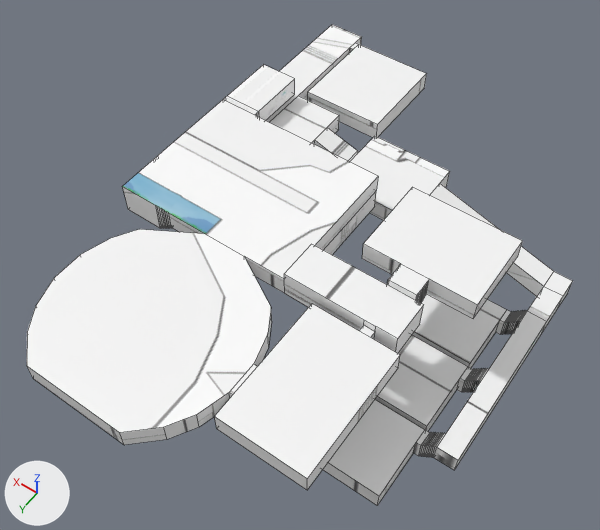
The Blender file Models/Salles/SalleMulti.blend as it was, and as the next commit left it.
Rendered twice from a 50 mm lens placed at (-49.7, 55.5, 81.5), pointed at (-11.9, 2.5, -1.7). Lighting does not change. The marker at lower left points along +X, +Y and +Z. Mesh edges are drawn as thin lines. The same objects are shown in both versions, whatever each file hides.

The scene before the commit, as lines of its bpy script (objects in view):
```python
me_cube = bpy.data.meshes.new('Cube')
me_cube.from_pydata(...)  # 604 vertices, 470 faces; spans x -47.0..104.0, y -34.0..30.0, z -20.0..31.0
me_cube.materials.append(mat_sallemulti_png)  # picture img_sallemulti_png
ob_cube = bpy.data.objects.new('Cube', me_cube)
ob_cube.location = (-20.9, -14.5, -0.5)
ob_cube.rotation_euler = (1.571, 0.0, 1.571)  # degrees (90, 0, 90)
ob_cube.scale = (0.478, 0.273, 1.0)
_m = ob_cube.modifiers.new('Boolean', 'BOOLEAN')
_m.solver = 'FLOAT'
```
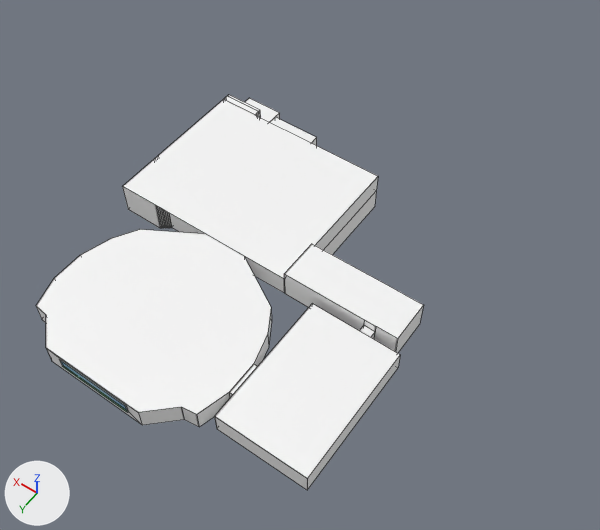
Diff of the bpy script that builds the scene:
```diff
--- a/Models/Salles/SalleMulti.blend.py
+++ b/Models/Salles/SalleMulti.blend.py
@@ me_cube @@
 # used by ob_cube; location = (-20.9, -14.5, -0.5); rotation_euler = (1.571, 0.0, 1.571), in degrees (90, 0, 90); scale = (0.478, 0.273, 1.0)
-me_cube.from_pydata(...)  # 604 vertices, 470 faces; spans x -47.0..104.0, y -34.0..30.0, z -20.0..31.0
+me_cube.from_pydata(...)  # 228 vertices, 134 faces; spans x -2.0..98.0, y 0.0..27.0, z -10.0..31.0
+# me_cube part 1: the loose piece of 8 vertices spanning x -1.0..1.0, y -1.0..1.0, z 1.0 is deleted
+# me_cube part 2: 49 vertices moved from x -11.0..51.0, y 0.0..23.0, z 24.0..31.0 to x 0.0..51.0, y 0.0..23.0, z 24.0..31.0; 384 vertices removed from x -47.0..73.0, y -34.0..30.0, z -20.0..31.0; 8 vertices added at x -2.0..7.0, y 0.0..23.0, z 18.0..31.0
+# me_cube part 3: 6 vertices moved from x 97.0..104.0, y 13.0..23.0, z 5.0..24.0 to x 92.0..98.0, y 13.0..23.0, z 5.0..24.0; 2 vertices removed from x 104.0, y 13.0..23.0, z 8.0..21.0; 10 vertices added at x 98.0, y 13.0..23.0, z 8.0..21.0
+# me_cube part 4: 65 kept faces spanning x 7.0..92.0, y 0.0..27.0, z -10.0..31.0 get new texture (UV) coordinates
 me_cube.materials.append(mat_sallemulti_png)
```

Pixel boxes [x1, y1, x2, y2] of what changed, in the pictures (600 x 530 px; the box of a moved part takes in the faces that stretch with it):
'Cube', reshaped (29% narrower, 18% shorter)
    before: [27, 24, 573, 506]
    after: [36, 95, 424, 490]
part 2 of me_cube, cut back
    before: [123, 24, 573, 506]
    after: [123, 95, 378, 279]
part 3 of me_cube, moved or reshaped
    before: [27, 229, 271, 445]
    after: [36, 229, 271, 427]
part 4 of me_cube, surface changed
    both: [122, 96, 424, 490]
